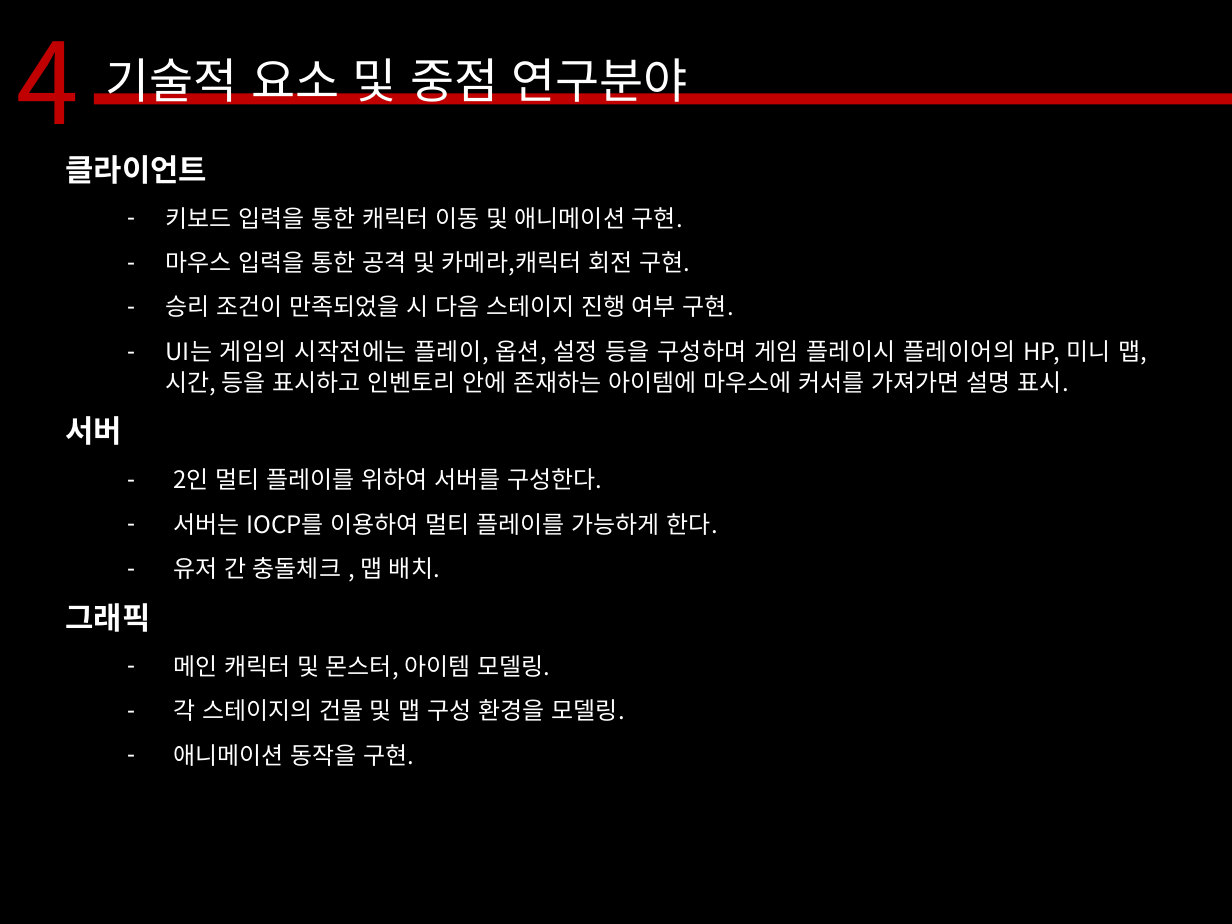
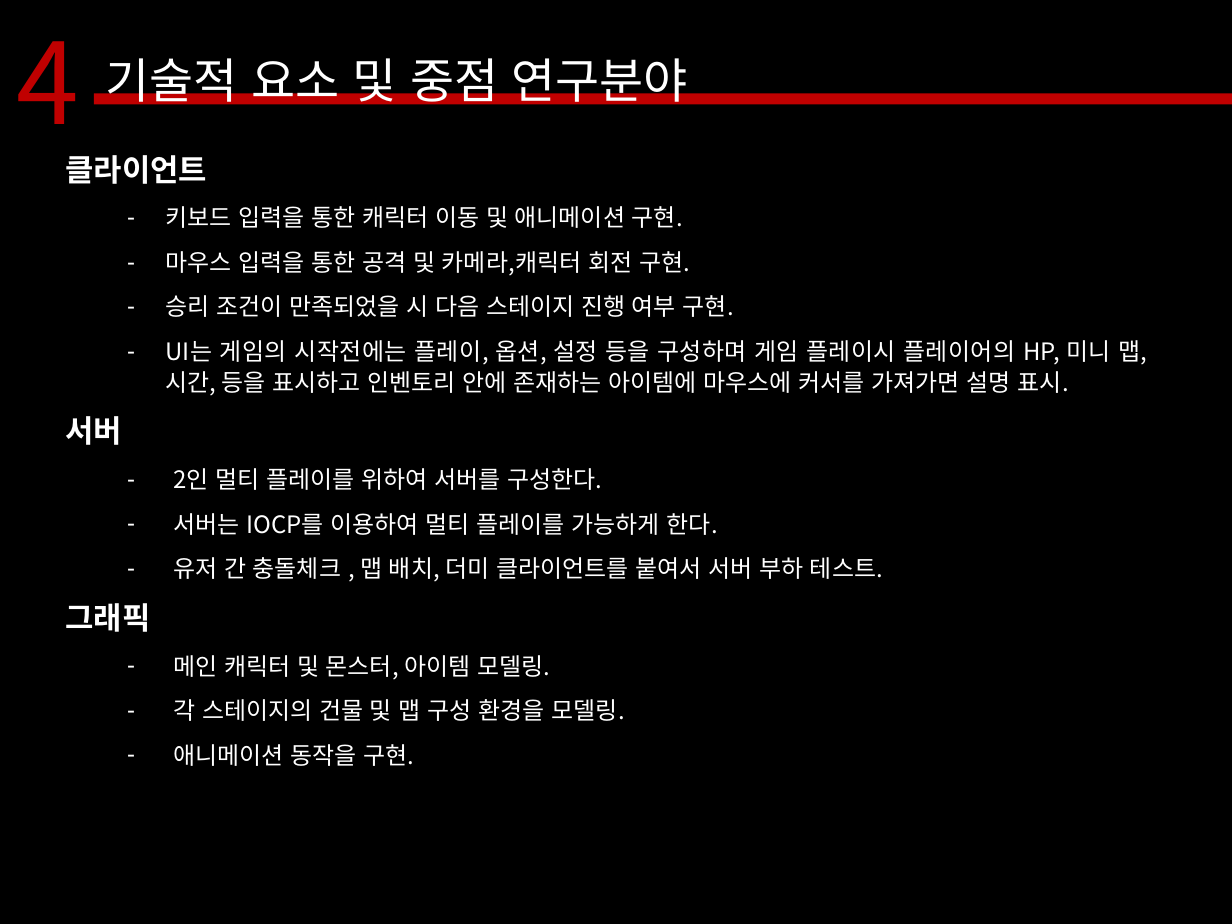
Before and after one commit to kwakbeomsik/GAME_PORTFOLIO, a slide deck: slide 10 of Nightmare기획발표-[2010181042 하승표] [2013182003 곽범식][2014182025 여도현].pptx. Drawn at 1232x924 pixels with LibreOffice and Linux fonts; fonts in the diff are those of the drawing. Boxes give left, top, right and bottom in pixels: in the first picture for what was removed or moved away, otherwise in the second. Text is boxed around its words. In the diff, an @@ line names an element or a change of style, - is before the commit and + after.

Commit message:
수정

```diff
--- a/Nightmare기획발표-[2010181042 하승표] [2013182003 곽범식][2014182025 여도현].pptx
+++ b/Nightmare기획발표-[2010181042 하승표] [2013182003 곽범식][2014182025 여도현].pptx
@@ text at [173, 557, 884, 582]: text changed @@
-  – 유저 간 충돌체크 , 맵 배치.
+  – 유저 간 충돌체크 , 맵 배치, 더미 클라이언트를 붙여서 서버 부하 테스트.
```
